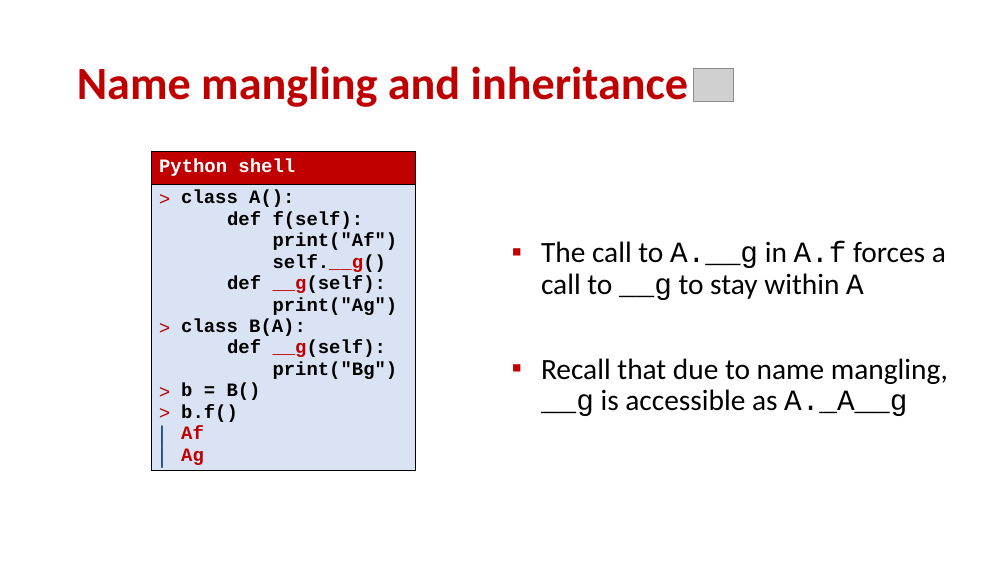
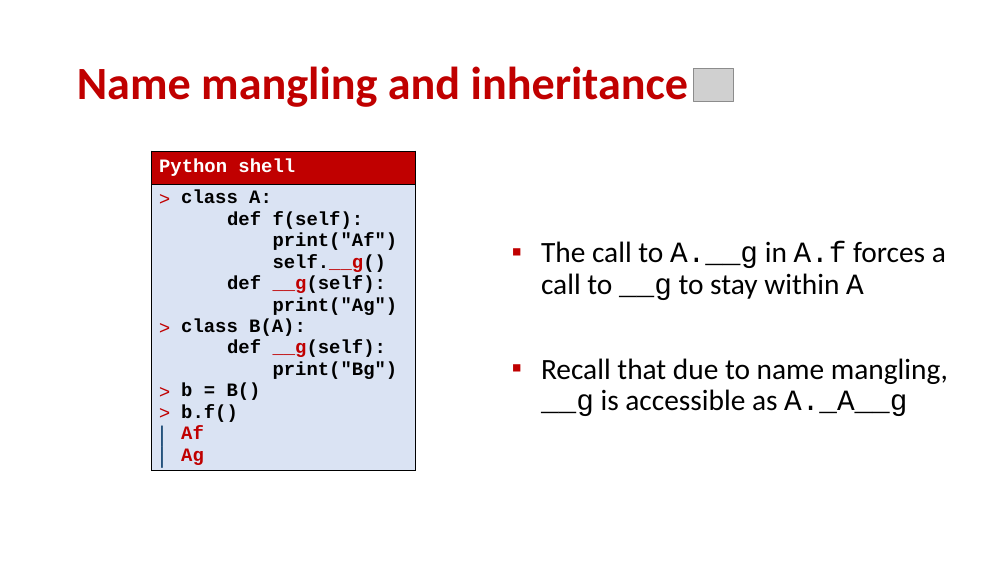
Before and after one commit to gsbrodal/gsbrodal.github.io, a slide deck: slide 13 of ipsa/slides/hierarchies.pptx. Drawn at 1008x567 pixels with LibreOffice and Linux fonts; fonts in the diff are those of the drawing; grey boxes stand for pictures. Boxes give left, top, right and bottom in pixels: in the first picture for what was removed or moved away, otherwise in the second. Text is boxed around its words. In the diff, an @@ line names an element or a change of style, - is before the commit and + after.

```diff
--- a/ipsa/slides/hierarchies.pptx
+++ b/ipsa/slides/hierarchies.pptx
@@ table at (151,151,414,487) @@
@@ row 2, column 1: "class A(): / def f(self): / print("Af") / self.__g() / def __g(self): / print("Ag") / class B(A): / def __g(self): / print("Bg") / b = B() / b.f() / Af / Ag" to "class A: / def f(self): / print("Af") / self.__g() / def __g(self): / print("Ag") / class B(A): / def __g(self): / print("Bg") / b = B() / b.f() / Af / Ag" @@
```
Also in this commit, not shown: 2 other slides changed, 4 other files.
